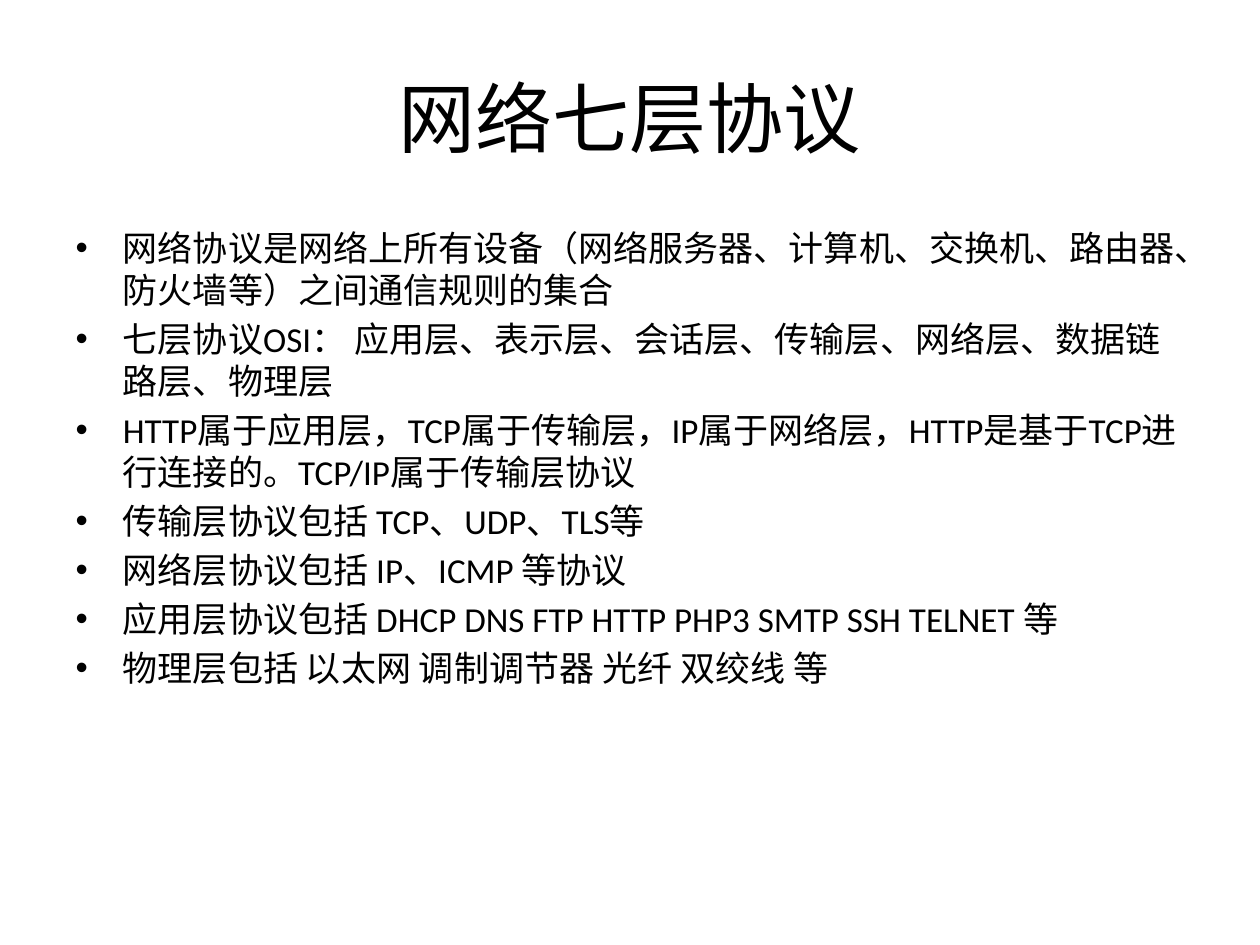
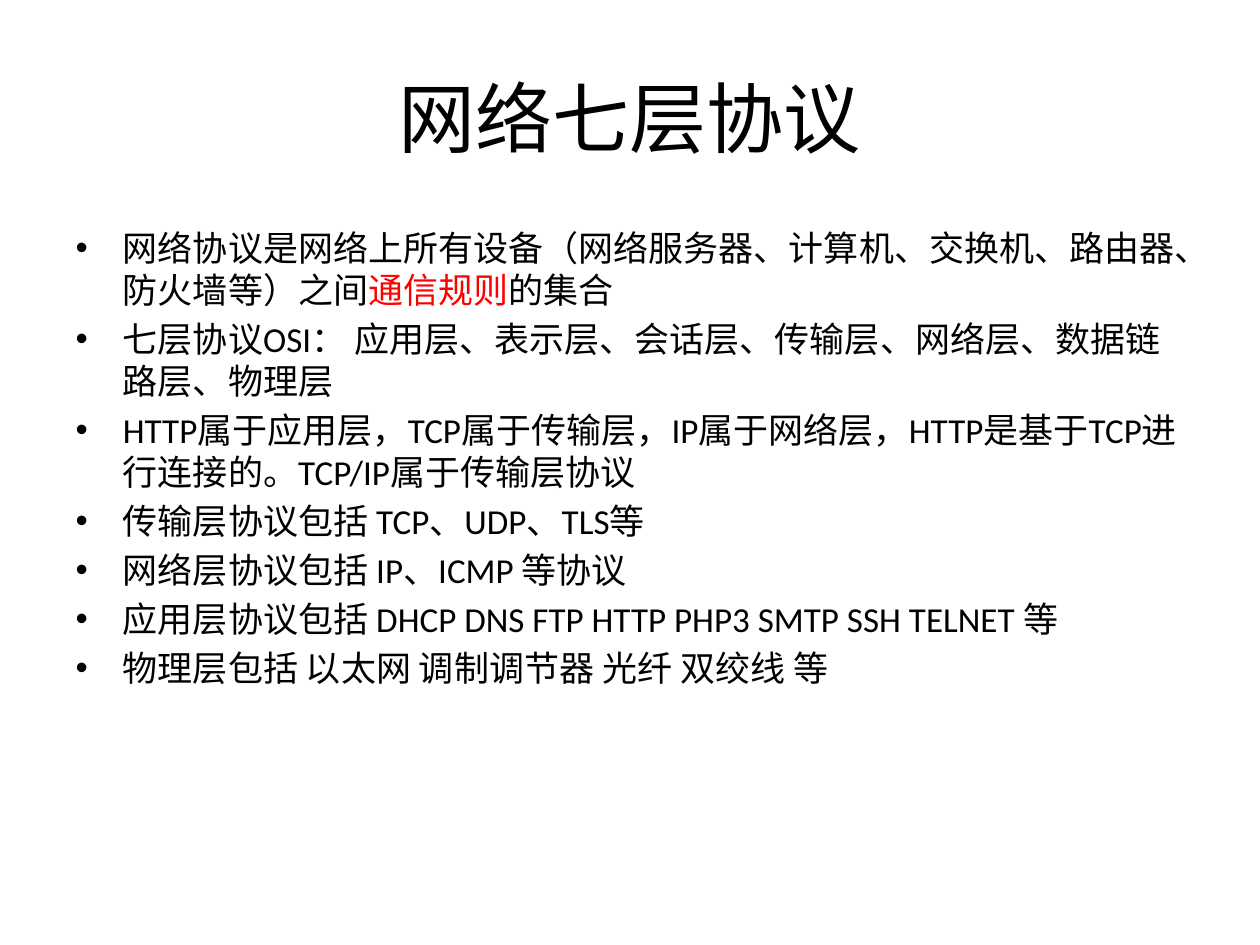
Before and after one commit to zhan3333/php-example, a slide deck: slide 3 of doc/ppt/第七课-http协议.pptx. Drawn at 1260x945 pixels with LibreOffice and Linux fonts; fonts in the diff are those of the drawing. Boxes give left, top, right and bottom in pixels: in the first picture for what was removed or moved away, otherwise in the second. Text is boxed around its words. In the diff, an @@ line names an element or a change of style, - is before the commit and + after.

```diff
--- a/doc/ppt/第七课-http协议.pptx
+++ b/doc/ppt/第七课-http协议.pptx
@@ text at (123, 231, 1210, 307): text colour #000000 to #FF0000 in "网络协议是网络上所有设备（网络服务器、计算机、交换机、路由器、防火墙等）之间通信规则的集合" @@
```
Also in this commit, not shown: 7 other slides changed, 10 other files.
